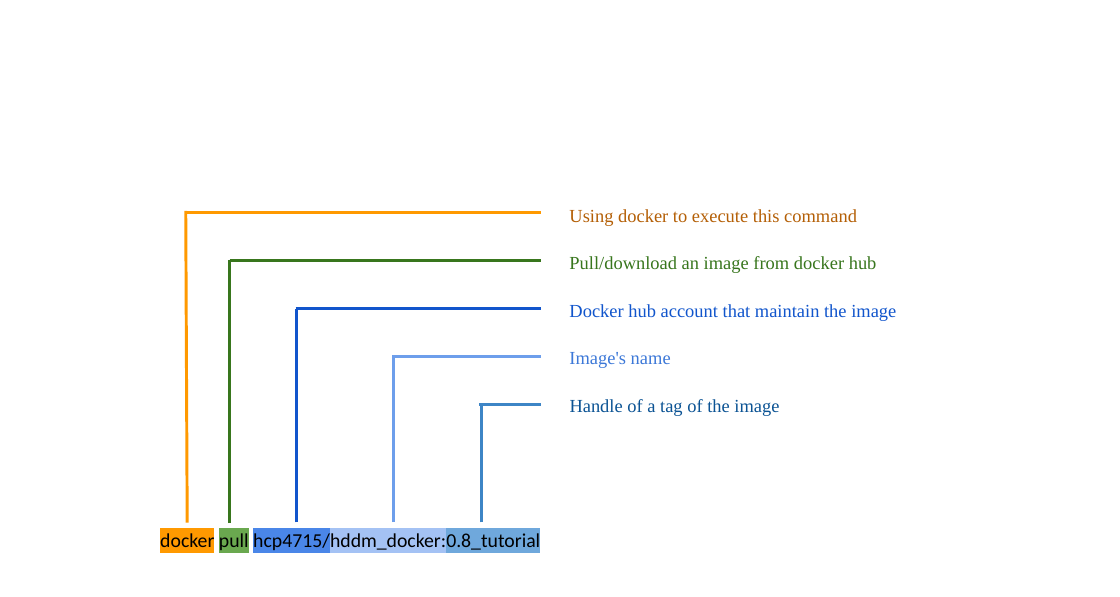
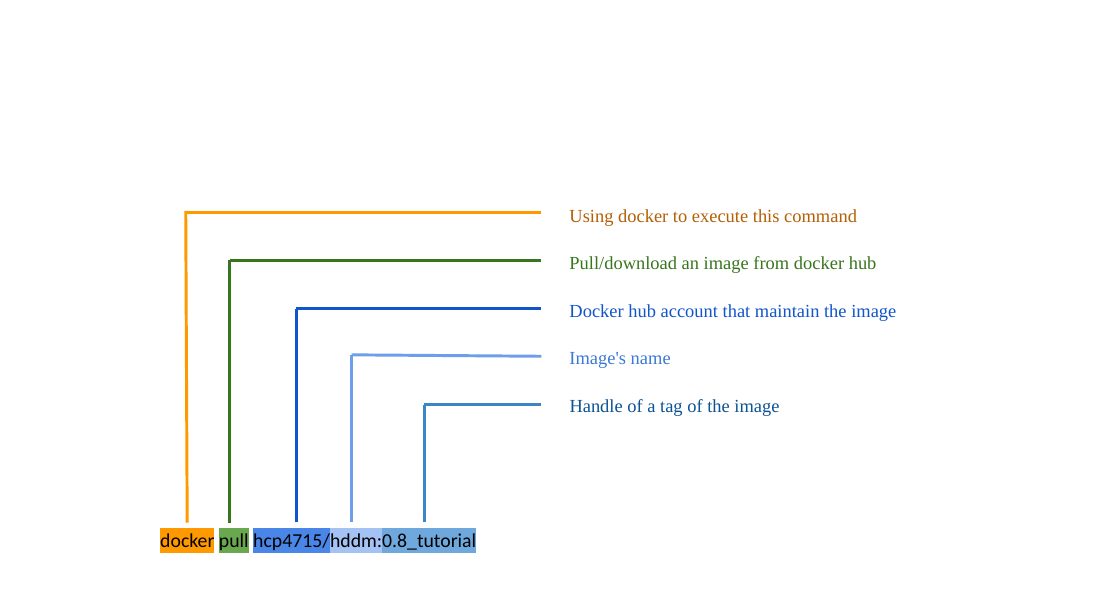
Before and after one commit to hcp4715/dockerHDDM_Guide, a slide deck: slide 1 of tutorial/Figs/Plots_ddm_docker_ms.pptx. Drawn at 1120x597 pixels with LibreOffice and Linux fonts; fonts in the diff are those of the drawing. Boxes give left, top, right and bottom in pixels: in the first picture for what was removed or moved away, otherwise in the second. Text is boxed around its words. In the diff, an @@ line names an element or a change of style, - is before the commit and + after.

```diff
--- a/tutorial/Figs/Plots_ddm_docker_ms.pptx
+++ b/tutorial/Figs/Plots_ddm_docker_ms.pptx
@@ line moved from (394, 523) - (394, 355) to (352, 523) - (352, 355) @@
@@ line moved from (394, 357) - (542, 357) to (352, 355) - (542, 357) @@
@@ line moved from (481, 523) - (481, 405) to (424, 523) - (424, 405) @@
@@ line moved from (480, 405) - (542, 405) to (424, 405) - (542, 405) @@
@@ text at (160, 530, 476, 552): text changed @@
-docker pull hcp4715/hddm_docker:0.8_tutorial
+docker pull hcp4715/hddm:0.8_tutorial
```
Also in this commit, not shown: 1 other slide changed, 6 other files.
